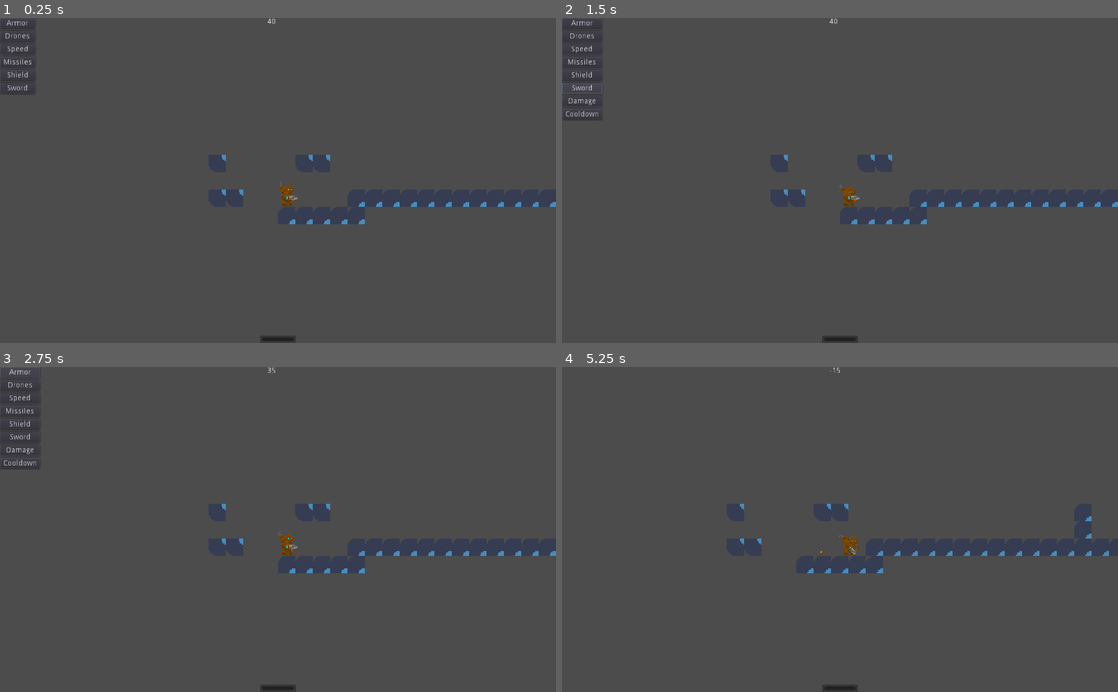
Above: before the commit, frames 1-4 (two rows, left to right).
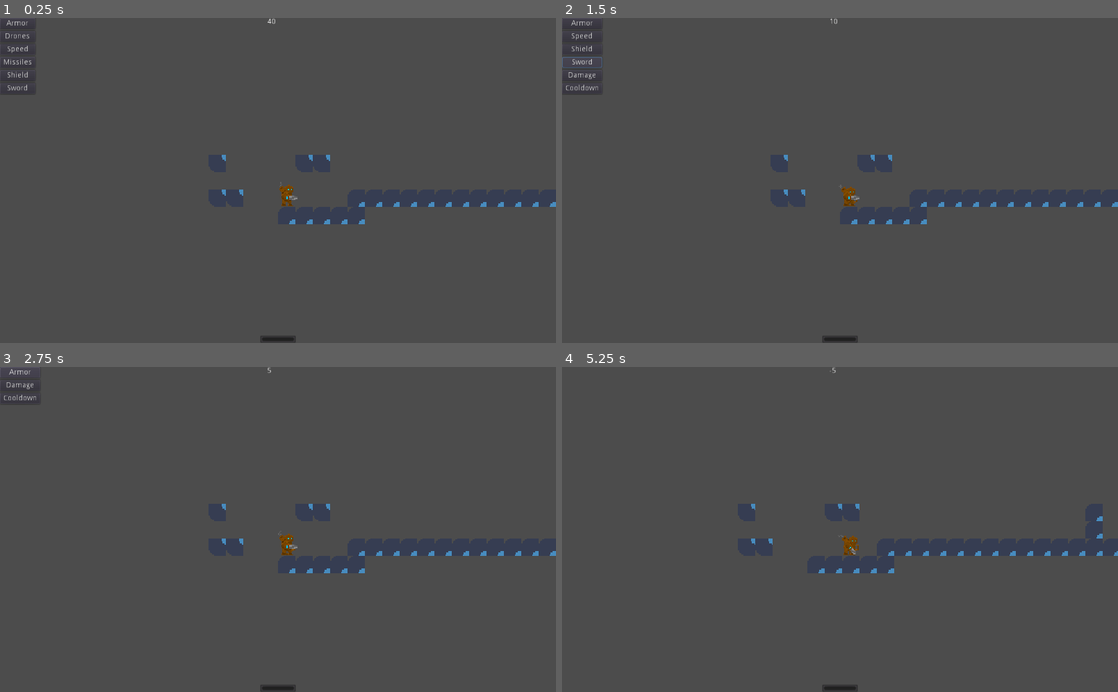
Above: after the commit, the same moments.

Repository: the-alex-g/Gears
Game: Godot game, scene res://Main/Main.tscn
Two runs of this game, one before a commit and one after it. Both use one fixed random seed, a clock stepped at 60 frames per second and the inputs below. The engine's default icon, where the game draws it, is replaced by a stand-in: a white triangle on a blue panel in a dark square.
Inputs (mouse positions are in pixels of both pictures, inside the frame that each line leads up to):
- Up to frame 1 (0.25 s): no input
- Up to frame 2 (1.5 s): click "Shield" at 0.5 s; click "Sword" at 1.25 s
- Up to frame 3 (2.75 s): click "Armor" at 2 s
- Up to frame 4 (5.25 s): click (584, 386) at 2.75 s, where only the run before the commit has a clickable "Drones"; click (584, 399) at 3.5 s, where only the run before the commit has a clickable "Speed"; click (584, 438) at 4.25 s, where only the run before the commit has a clickable "Damage"; tap Enter at 5 s; hold D (right) from 5.03 s (still down); tap R (deploy_drones) at 5.1 s

The runs differ from the first frame. In frame 1, less than 0.1% of the frame differs, in the area x 51-54%, y 55-58%; in frame 2, 0.4%; in frame 3, 0.3%; in frame 4, 0.7%, in the area x 32-100%, y 0-64%.

Commit message:
Add blank arm, used when no sword/shield

Diff:
--- a/project/Enemy/Enemy.tscn
+++ b/project/Enemy/Enemy.tscn
@@ -225,7 +225,7 @@
 [node name="LeftArm" type="AnimatedSprite" parent="Body"]
 unique_name_in_owner = true
 frames = ExtResource( 2 )
-animation = "Attack"
+animation = "Run"
 
 [node name="MainBody" type="AnimatedSprite" parent="Body"]
 unique_name_in_owner = true
@@ -235,7 +235,7 @@
 [node name="RightArm" type="AnimatedSprite" parent="Body/MainBody"]
 unique_name_in_owner = true
 frames = ExtResource( 2 )
-animation = "Attack"
+animation = "Run"
 
 [node name="Launcher" type="AnimatedSprite" parent="Body/MainBody"]
 unique_name_in_owner = true
--- a/project/Main/HUD/UpgradeList.gd
+++ b/project/Main/HUD/UpgradeList.gd
@@ -65,7 +65,7 @@
 	else:
 		cost = NEW_SYSTEM
 		_shield_equipped = true
-	emit_signal("upgrade_system", "shield", cost)
+	emit_signal("upgrade_system", "shield", cost, 0)
 
 
 func _on_SwordUpgradeButton_pressed()->void:
--- a/project/Player/ArmFrames.tres
+++ b/project/Player/ArmFrames.tres
@@ -1,7 +1,8 @@
-[gd_resource type="SpriteFrames" load_steps=48 format=2]
+[gd_resource type="SpriteFrames" load_steps=70 format=2]
 
 [ext_resource path="res://Player/ShieldArm.png" type="Texture" id=1]
 [ext_resource path="res://Player/SwordArm.png" type="Texture" id=2]
+[ext_resource path="res://Player/Arm.png" type="Texture" id=3]
 
 [sub_resource type="AtlasTexture" id=58]
 atlas = ExtResource( 2 )
@@ -15,6 +16,58 @@
 atlas = ExtResource( 2 )
 region = Rect2( 32, 160, 32, 32 )
 
+[sub_resource type="AtlasTexture" id=77]
+atlas = ExtResource( 3 )
+region = Rect2( 32, 0, 32, 32 )
+
+[sub_resource type="AtlasTexture" id=78]
+atlas = ExtResource( 3 )
+region = Rect2( 64, 0, 32, 32 )
+
+[sub_resource type="AtlasTexture" id=79]
+atlas = ExtResource( 3 )
+region = Rect2( 96, 0, 32, 32 )
+
+[sub_resource type="AtlasTexture" id=80]
+atlas = ExtResource( 3 )
+region = Rect2( 128, 0, 32, 32 )
+
+[sub_resource type="AtlasTexture" id=81]
+atlas = ExtResource( 3 )
+region = Rect2( 0, 32, 32, 32 )
+
+[sub_resource type="AtlasTexture" id=82]
+atlas = ExtResource( 3 )
+region = Rect2( 32, 32, 32, 32 )
+
+[sub_resource type="AtlasTexture" id=83]
+atlas = ExtResource( 3 )
+region = Rect2( 64, 32, 32, 32 )
+
+[sub_resource type="AtlasTexture" id=84]
+atlas = ExtResource( 3 )
+region = Rect2( 96, 32, 32, 32 )
+
+[sub_resource type="AtlasTexture" id=85]
+atlas = ExtResource( 3 )
+region = Rect2( 128, 32, 32, 32 )
+
+[sub_resource type="AtlasTexture" id=86]
+atlas = ExtResource( 3 )
+region = Rect2( 0, 64, 32, 32 )
+
+[sub_resource type="AtlasTexture" id=87]
+atlas = ExtResource( 3 )
+region = Rect2( 32, 64, 32, 32 )
+
+[sub_resource type="AtlasTexture" id=88]
+atlas = ExtResource( 3 )
+region = Rect2( 64, 64, 32, 32 )
+
+[sub_resource type="AtlasTexture" id=89]
+atlas = ExtResource( 3 )
+region = Rect2( 96, 64, 32, 32 )
+
 [sub_resource type="AtlasTexture" id=3]
 atlas = ExtResource( 1 )
 region = Rect2( 32, 0, 32, 32 )
@@ -118,6 +171,38 @@
 [sub_resource type="AtlasTexture" id=57]
 atlas = ExtResource( 2 )
 region = Rect2( 96, 64, 32, 32 )
+
+[sub_resource type="AtlasTexture" id=90]
+atlas = ExtResource( 3 )
+region = Rect2( 0, 96, 32, 32 )
+
+[sub_resource type="AtlasTexture" id=91]
+atlas = ExtResource( 3 )
+region = Rect2( 32, 96, 32, 32 )
+
+[sub_resource type="AtlasTexture" id=92]
+atlas = ExtResource( 3 )
+region = Rect2( 64, 96, 32, 32 )
+
+[sub_resource type="AtlasTexture" id=93]
+atlas = ExtResource( 3 )
+region = Rect2( 96, 96, 32, 32 )
+
+[sub_resource type="AtlasTexture" id=94]
+atlas = ExtResource( 3 )
+region = Rect2( 128, 96, 32, 32 )
+
+[sub_resource type="AtlasTexture" id=95]
+atlas = ExtResource( 3 )
+region = Rect2( 0, 128, 32, 32 )
+
+[sub_resource type="AtlasTexture" id=96]
+atlas = ExtResource( 3 )
+region = Rect2( 32, 128, 32, 32 )
+
+[sub_resource type="AtlasTexture" id=97]
+atlas = ExtResource( 3 )
+region = Rect2( 64, 128, 32, 32 )
 
 [sub_resource type="AtlasTexture" id=61]
 atlas = ExtResource( 1 )
@@ -190,6 +275,11 @@
 "name": "Attack",
 "speed": 5.0
 }, {
+"frames": [ SubResource( 77 ), SubResource( 78 ), SubResource( 79 ), SubResource( 80 ), SubResource( 81 ), SubResource( 82 ), SubResource( 83 ), SubResource( 84 ), SubResource( 85 ), SubResource( 86 ), SubResource( 87 ), SubResource( 88 ), SubResource( 89 ) ],
+"loop": true,
+"name": "Idle",
+"speed": 5.0
+}, {
 "frames": [ SubResource( 3 ), SubResource( 4 ), SubResource( 5 ), SubResource( 6 ), SubResource( 7 ), SubResource( 8 ), SubResource( 9 ), SubResource( 10 ), SubResource( 11 ), SubResource( 12 ), SubResource( 13 ), SubResource( 14 ), SubResource( 15 ) ],
 "loop": true,
 "name": "IdleShield",
@@ -200,6 +290,11 @@
 "name": "IdleSword",
 "speed": 5.0
 }, {
+"frames": [ SubResource( 90 ), SubResource( 91 ), SubResource( 92 ), SubResource( 93 ), SubResource( 94 ), SubResource( 95 ), SubResource( 96 ), SubResource( 97 ) ],
+"loop": true,
+"name": "Run",
+"speed": 5.0
+}, {
 "frames": [ SubResource( 61 ), SubResource( 62 ), SubResource( 63 ), SubResource( 64 ), SubResource( 65 ), SubResource( 66 ), SubResource( 67 ), SubResource( 68 ) ],
 "loop": true,
 "name": "RunShield",
--- a/project/Robot/Robot.gd
+++ b/project/Robot/Robot.gd
@@ -48,26 +48,26 @@
 		_body.scale.x = 1
 
 	if _direction == 0:
-		_left_arm.play("IdleShield")
+		_left_arm.play("Idle" + ("Shield" if _shield.equipped else ""))
 		_main_body.play("Idle")
-		if _launcher.animation != "Fire" or _launcher.frame == 4:
+		if _launcher.animation != "Fire" or (_launcher.animation == "Fire" and _launcher.frame == 4):
 			_launcher.play("Idle")
 			if _launcher.frame != _main_body.frame:
 				_launcher.frame = _main_body.frame
-		if _right_arm.animation != "Attack" or _right_arm.frame == 2:
-			_right_arm.play("IdleSword")
+		if _right_arm.animation != "Attack" or (_right_arm.animation == "Attack" and _right_arm.frame == 2):
+			_right_arm.play("Idle" + ("Sword" if _sword.equipped else ""))
 			if _right_arm.frame != _main_body.frame:
 				_right_arm.frame = _main_body.frame
 	else:
-		_left_arm.play("RunShield")
+		_left_arm.play("Run" + ("Shield" if _shield.equipped else ""))
 		_right_arm.play("RunSword")
 		_main_body.play("Run")
-		if _launcher.animation != "Fire" or _launcher.frame == 4:
+		if _launcher.animation != "Fire" or (_launcher.animation == "Fire" and _launcher.frame == 4):
 			_launcher.play("Run")
 			if _launcher.frame != _main_body.frame:
 				_launcher.frame = _main_body.frame
-		if _right_arm.animation != "Attack" or _right_arm.frame == 2:
-			_right_arm.play("RunSword")
+		if _right_arm.animation != "Attack" or (_right_arm.animation == "Attack" and _right_arm.frame == 2):
+			_right_arm.play("Run" + ("Sword" if _sword.equipped else ""))
 			if _right_arm.frame != _main_body.frame:
 				_right_arm.frame = _main_body.frame
 
Binary file added: project/Player/Arm.png
Not shown, added: project/Player/Arm.png.import
